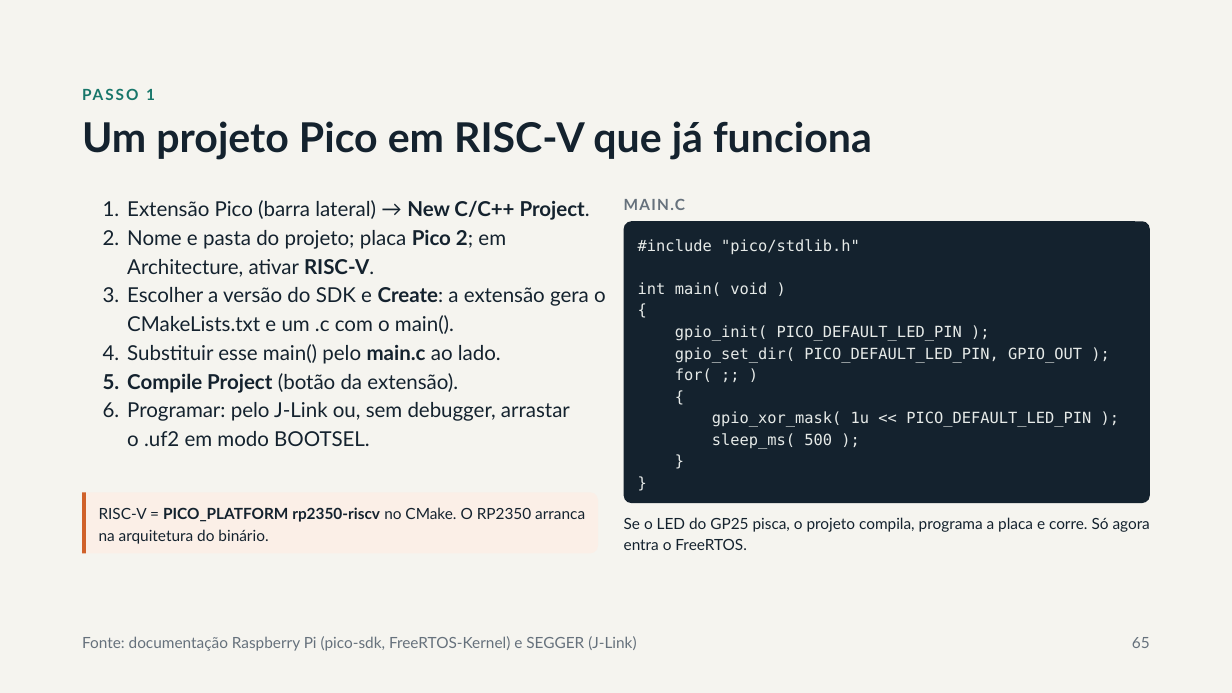
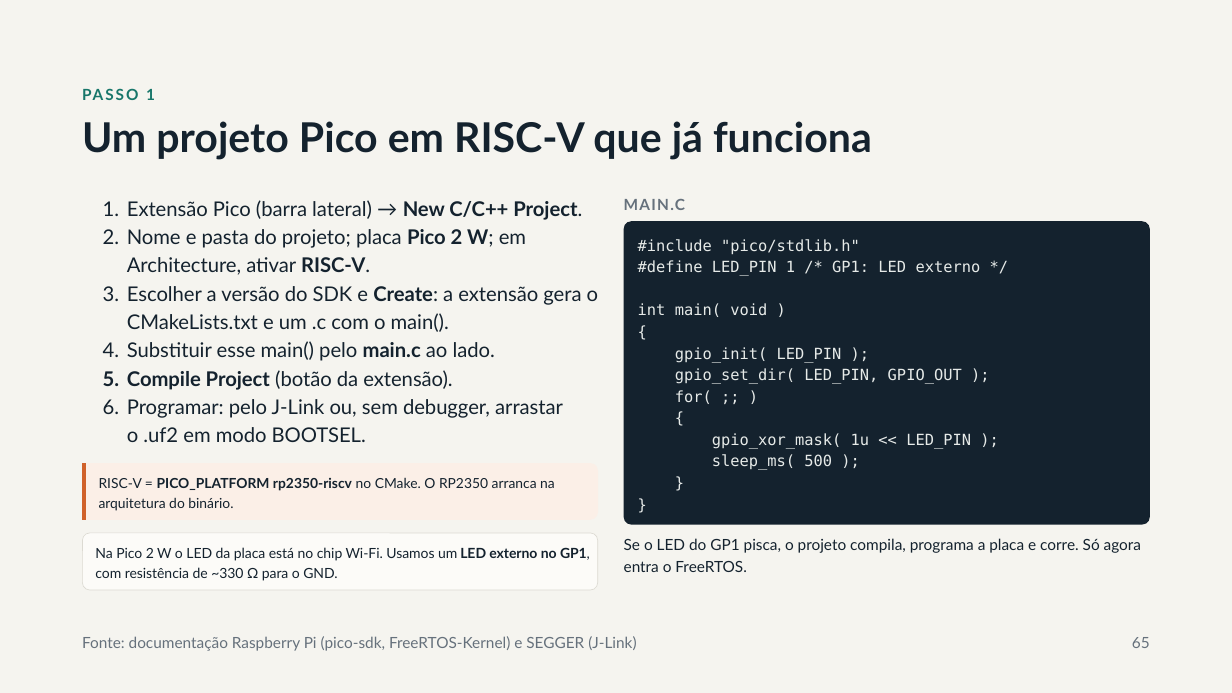
Before and after one commit to RPOA/Formacao_FreeRTOS, a slide deck: slide 65 of Slides/Formação FreeRTOS.pptx. Drawn at 1232x693 pixels with LibreOffice and Linux fonts; fonts in the diff are those of the drawing. Boxes give left, top, right and bottom in pixels: in the first picture for what was removed or moved away, otherwise in the second. Text is boxed around its words. In the diff, an @@ line names an element or a change of style, - is before the commit and + after.

Commit message:
Update presentation slides for FreeRTOS: revise content and improve clarity

```diff
--- a/Slides/Formação FreeRTOS.pptx
+++ b/Slides/Formação FreeRTOS.pptx
@@ text at (127, 200, 598, 442): size 16 to 15.8 pt in "Extensão Pico (barra lateral) → New C/C++ ...", "Escolher a versão do SDK e Create: ...", "Substituir esse main() pelo main.c ao lado.", "Compile Project (botão da extensão)." and 1 more places; indent changed; line spacing 22.4pt to 22.1pt @@
@@ text at (127, 229, 526, 275): text changed; size 16 to 15.8 pt @@
-2. Nome e pasta do projeto; placa Pico 2; em Architecture, ativar RISC-V.
+2. Nome e pasta do projeto; placa Pico 2 W; em Architecture, ativar RISC-V.
@@ rounded rectangle "#include "pico/stdlib.h"": place and size @@
-rounded rectangle "#include "pico/stdlib.h"" at (624, 221, 1150, 503)
+rounded rectangle "#include "pico/stdlib.h"" at (624, 221, 1150, 524)
@@ rounded rectangle "#include "pico/stdlib.h"" at (624, 221, 1150, 524): proportions changed @@
@@ text in rounded rectangle at (638, 260, 981, 276): paragraph added @@
+#define LED_PIN 1 /* GP1: LED externo */
@@ text in rounded rectangle at (675, 347, 962, 384): text changed @@
-gpio_init( PICO_DEFAULT_LED_PIN );
-gpio_set_dir( PICO_DEFAULT_LED_PIN, GPIO_OUT );
+gpio_init( LED_PIN );
+gpio_set_dir( LED_PIN, GPIO_OUT );
@@ text in rounded rectangle at (712, 433, 971, 449): text changed @@
-gpio_xor_mask( 1u << PICO_DEFAULT_LED_PIN );
+gpio_xor_mask( 1u << LED_PIN );
@@ freeform shape "RISC-V = PICO_PLATFORM rp2350-riscv no ...": place and size @@
-freeform shape "RISC-V = PICO_PLATFORM rp2350-riscv no ..." at (82, 493, 598, 554)
+freeform shape "RISC-V = PICO_PLATFORM rp2350-riscv no ..." at (82, 463, 598, 519)
@@ freeform shape "RISC-V = PICO_PLATFORM rp2350-riscv no ..." at (82, 463, 598, 519): size 12 to 10.8 pt; line spacing 16.8pt to 15.1pt @@
@@ freeform shape: place and size @@
-freeform shape at (82, 493, 598, 554)
+freeform shape at (82, 463, 598, 519)
@@ rounded rectangle added at (82, 533, 598, 591), fill #FCFBF8, outline #DCDAD2 0.5 pt, 10.8 pt, text #14222E @@
+Na Pico 2 W o LED da placa está no chip Wi-Fi. Usamos um LED externo no GP1, com resistência de ~330 Ω para o GND.
@@ text at (624, 538, 1141, 572): text changed @@
-Se o LED do GP25 pisca, o projeto compila, programa a placa e corre. Só agora entra o FreeRTOS.
+Se o LED do GP1 pisca, o projeto compila, programa a placa e corre. Só agora entra o FreeRTOS.
```
Also in this commit, not shown: 22 other slides changed, 1 slide removed, 1 other file.
